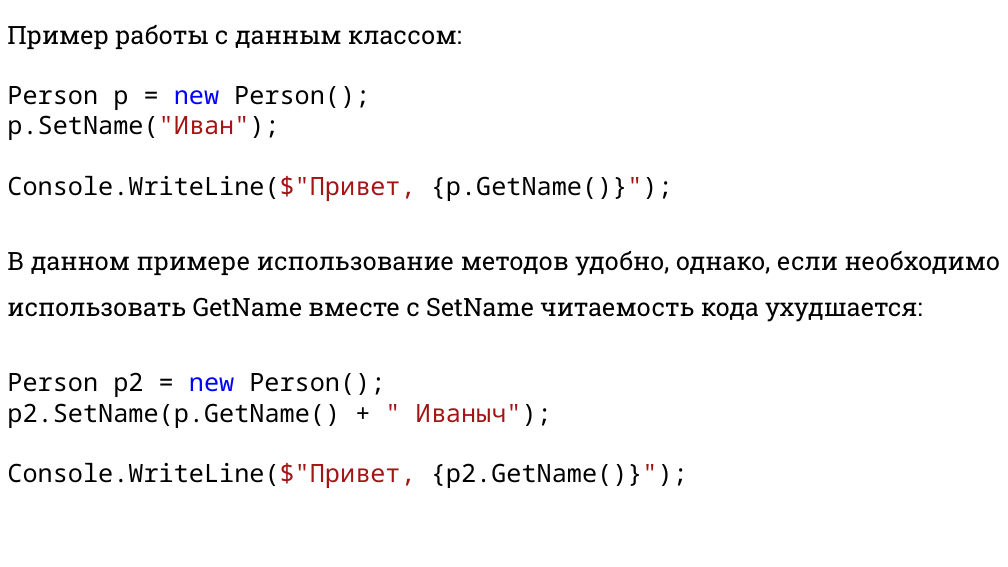
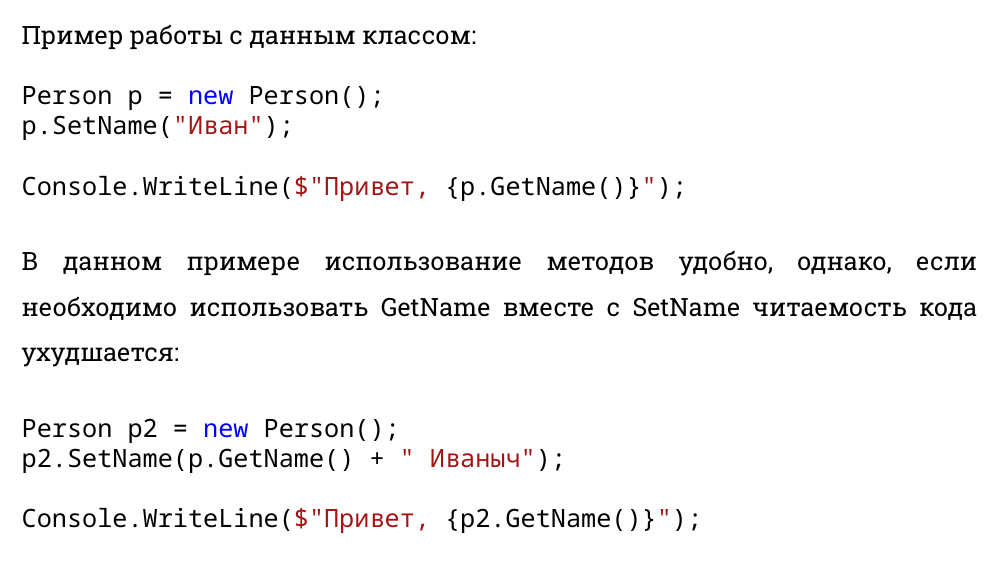
Before and after one commit to DaniilKlyukin/ITiP-2, a slide deck: slide 22 of Лекции/ИТиП 2 лек 1.pptx. Drawn at 1008x567 pixels with LibreOffice and Linux fonts; fonts in the diff are those of the drawing. Boxes give left, top, right and bottom in pixels: in the first picture for what was removed or moved away, otherwise in the second. Text is boxed around its words. In the diff, an @@ line names an element or a change of style, - is before the commit and + after.

```diff
--- a/Лекции/ИТиП 2 лек 1.pptx
+++ b/Лекции/ИТиП 2 лек 1.pptx
@@ text "Пример работы с данным классом:" rewrapped from [7, 25, 1001, 488] to [22, 25, 977, 533] @@
```
Also in this commit, not shown: 5 other slides changed, 7 slides removed, 3 other files.
